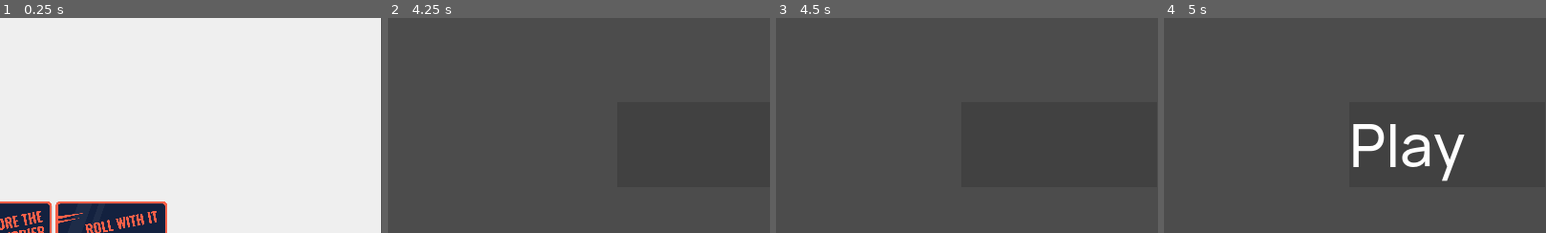
Above: before the commit, frames 1-4 (left to right).
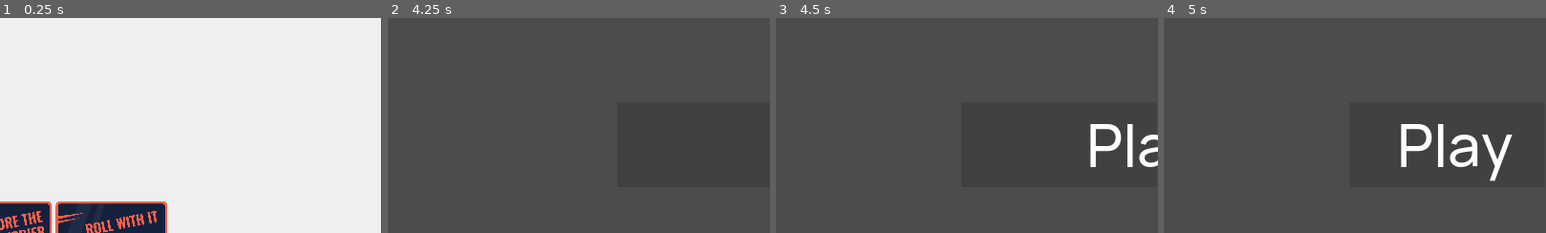
Above: after the commit, the same moments.

Repository: A-Sandwich/Godot-Game-Jam-Template
Game: Godot game, scene res://SplashScreen/SplashScreen.tscn
The game is run twice, just before and just after one commit, with the same random seed, the same clock (stepped at 60 frames per second) and the same inputs.
Inputs:
- Up to frame 1 (0.25 s): no input
- Up to frame 2 (4.25 s): tap Enter at 1.25, 2.75 s; tap Space at 2 s
- Up to frame 3 (4.5 s): no input
- Up to frame 4 (5 s): no input
The pictures show only the part of the screen within x 50-100%, y 50-100%; the shares and areas given below are measured in that part.

Frames 1-2 are identical in both runs. In frame 3, 1.4% of the frame differs, in the area x 82-100%, y 49-70%; in frame 4, 3.7%, in the area x 49-92%, y 49-76%.

Commit message:
a few more tweaks

Diff:
--- a/Menus/TitleMenu.tscn
+++ b/Menus/TitleMenu.tscn
@@ -24,7 +24,7 @@
 tracks/1/imported = false
 tracks/1/enabled = true
 tracks/1/keys = {
-"times": PoolRealArray( 0.5, 0.8 ),
+"times": PoolRealArray( 0.3, 0.6 ),
 "transitions": PoolRealArray( 1, 1 ),
 "update": 0,
 "values": [ Vector2( 1282, 504 ), Vector2( 950, 504 ) ]
@@ -80,18 +80,17 @@
 margin_top = 504.0
 margin_right = 1626.0
 margin_bottom = 640.0
-__meta__ = {
-"_edit_group_": true
-}
 
 [node name="Play" type="Label" parent="PlayButton"]
-margin_top = -1.0
-margin_right = 321.0
-margin_bottom = 136.0
+margin_left = 81.0
+margin_top = -2.0
+margin_right = 402.0
+margin_bottom = 135.0
 custom_fonts/font = SubResource( 1 )
 text = "Play"
 
 [node name="TextureButton" type="TextureButton" parent="PlayButton/Play"]
+margin_left = -81.0
 margin_top = -4.0
 margin_right = 331.0
 margin_bottom = 141.0
